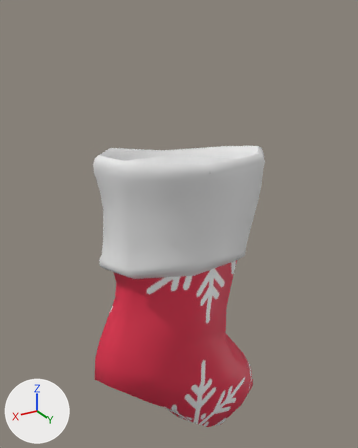
The OBJ model ProyectoFinal/ProyectoFinal/Models/LegoStarWarsTCSModels/Decoration/botaNavidena/bota12.obj as it was, and as the next commit left it.
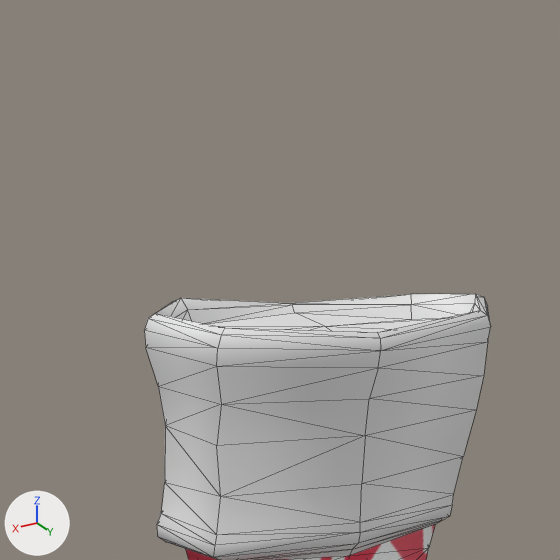
Each version is shown whole from a 50 mm lens placed at (0.142, 0.232, 0.156), pointed at (-0.002, -0.009, 0.036), then close up on the part from 6% to 84% of the width and 0% to 62% of the height. The lights are fixed; the arrows at lower left show +X, +Y and +Z. The close-ups show mesh edges as thin lines. Where no turn or scale is listed for an object, it has been applied to the vertices. Vertices at the same position are counted once.

Objects in the first close-up: 'peluche_Noel_Sock_2020.001_peluche_Noel_Sock_2020.014'.
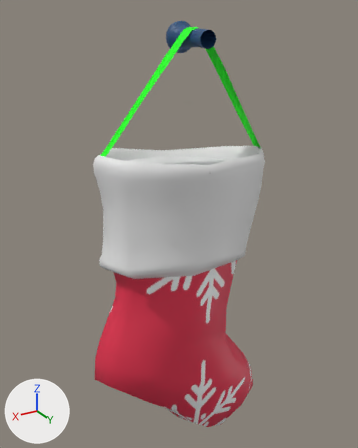
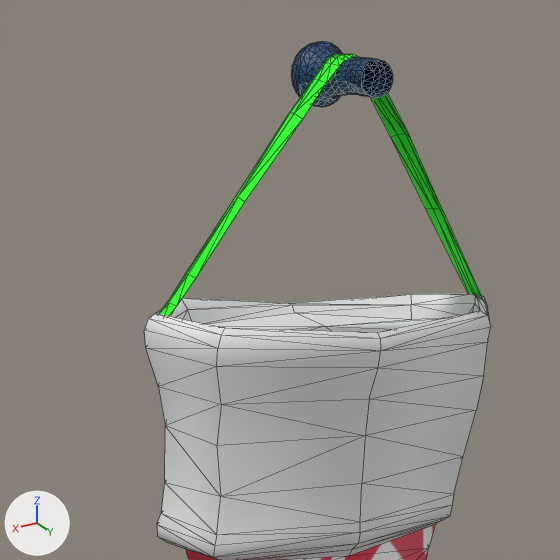
Where the change shows, as pixel boxes [x1, y1, x2, y2] in the close-ups (560 x 560 px):
'peluche_Noel_Sock_2020.001_peluche_Noel_Sock_2020.014', reshaped: before [144, 294, 491, 560]; after [144, 41, 491, 560]
part 1 of me_peluche_noel_sock_2020_001_peluche_noel_sock_2020_014, added (blue): after [291, 41, 393, 107]
part 2 of me_peluche_noel_sock_2020_001_peluche_noel_sock_2020_014, added (green): after [159, 54, 483, 316]

The change, as a list of edits to the scene's bpy script:
```text
Add img_clavo_png:
    img_clavo_png = load_image('Clavo.png', 'Clavo.png', 256, 256, 'sRGB')
Add img_cinta_png:
    img_cinta_png = load_image('Cinta.png', 'Cinta.png', 256, 256, 'sRGB')
Add mat_clavo_008:
    mat_clavo_008 = principled_material('Clavo.008')
    mat_clavo_008.texture = img_clavo_png
    mat_clavo_008.roughness = 0.526
Add mat_cinta_008:
    mat_cinta_008 = principled_material('Cinta.008')
    mat_cinta_008.texture = img_cinta_png
    mat_cinta_008.roughness = 0.526
Change me_peluche_noel_sock_2020_001_peluche_noel_sock_2020_014:
    used by ob_peluche_noel_sock_2020_001_peluche_noel_sock_2020_014; location = (0.0, 0.0, 0.0)
    remove me_peluche_noel_sock_2020_001_peluche_noel_sock_2020_014.from_pydata(...)  # 194 vertices, 384 faces; spans x -0.061..0.062, y -0.025..0.026, z -0.127..0.089
    add me_peluche_noel_sock_2020_001_peluche_noel_sock_2020_014.from_pydata(...)  # 539 vertices, 1014 faces; spans x -0.061..0.062, y -0.025..0.026, z -0.127..0.152
    me_peluche_noel_sock_2020_001_peluche_noel_sock_2020_014 part 1: a new loose piece of 281 vertices spanning x -0.01..0.006, y -0.011..0.019, z 0.136..0.152, in mat_clavo_008 (picture img_clavo_png)
    me_peluche_noel_sock_2020_001_peluche_noel_sock_2020_014 part 2: a new loose piece of 64 vertices spanning x -0.056..0.051, y -0.005..0.008, z 0.077..0.149, in mat_cinta_008 (picture img_cinta_png)
    add me_peluche_noel_sock_2020_001_peluche_noel_sock_2020_014.materials.append(mat_cinta_008)  # picture img_cinta_png
    add me_peluche_noel_sock_2020_001_peluche_noel_sock_2020_014.materials.append(mat_clavo_008)  # picture img_clavo_png
```
